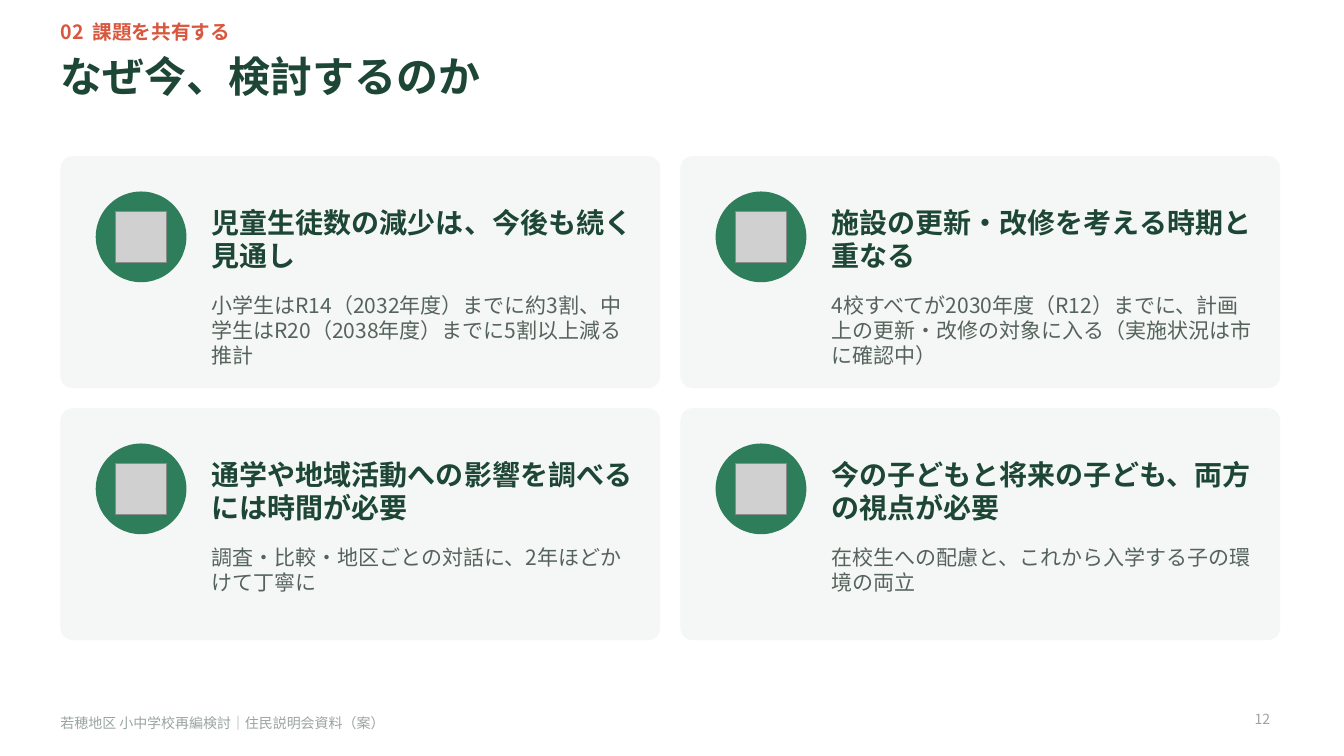
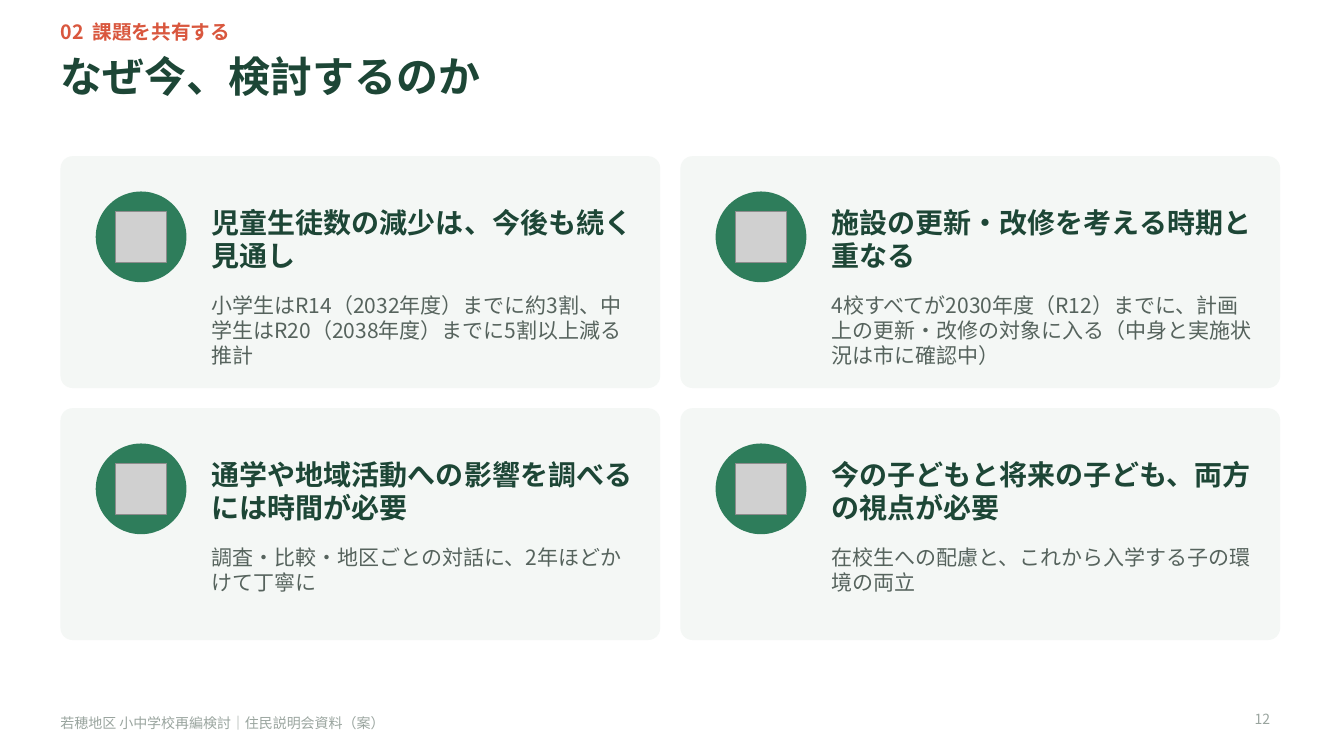
Before and after one commit to Masaki12008/GS, a slide deck: slide 12 of output/若穂地区_住民説明会資料.pptx. Drawn at 1344x756 pixels with LibreOffice and Linux fonts; fonts in the diff are those of the drawing; grey boxes stand for pictures. Boxes give left, top, right and bottom in pixels: in the first picture for what was removed or moved away, otherwise in the second. Text is boxed around its words. In the diff, an @@ line names an element or a change of style, - is before the commit and + after.

```diff
--- a/output/若穂地区_住民説明会資料.pptx
+++ b/output/若穂地区_住民説明会資料.pptx
@@ text at <box>832,295,1252,365</box>: text changed @@
-4校すべてが2030年度（R12）までに、計画上の更新・改修の対象に入る（実施状況は市に確認中）
+4校すべてが2030年度（R12）までに、計画上の更新・改修の対象に入る（中身と実施状況は市に確認中）
```
Also in this commit, not shown: 27 other slides changed, 14 other files.
